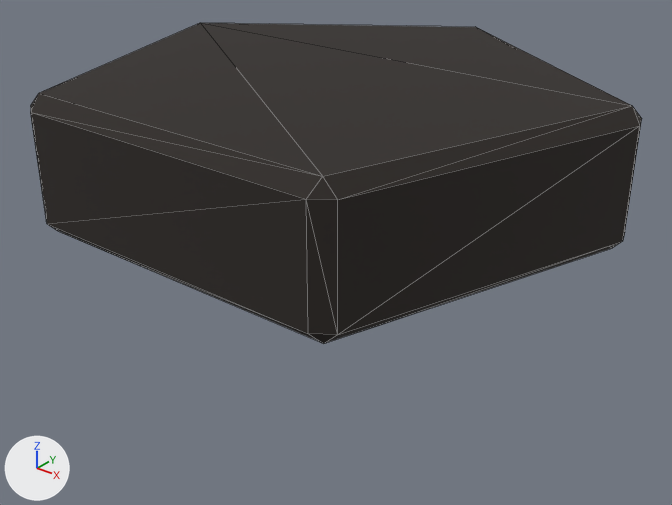
Two versions of the glTF model game/assets/generated/crowd/hair_fringe.glb, one commit apart.
The view is the same before and after, from a 50 mm lens placed at (0.244, -0.302, 1.314), pointed at (0.004, -0.002, 1.128). Arrows for +X, +Y and +Z are at lower left; the lights stay in place. The older version comes first. Mesh edges are drawn as thin lines. Where no turn or scale is listed for an object, it has been applied to the vertices. Vertices at exactly the same position are counted once.

Objects in the first picture: 'hair'.
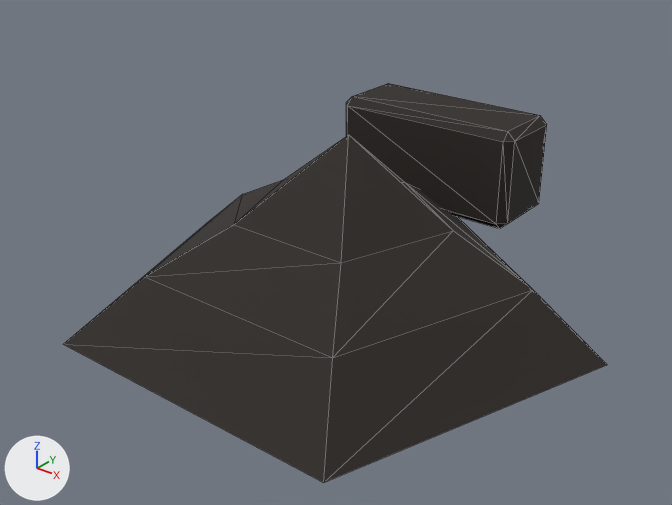
What changed in the scene script:
```text
Change me_haircap:
    used by ob_hair; location = (0.0, 0.0, 0.0)
    remove me_haircap.from_pydata(...)  # 54 vertices, 100 faces; spans x -0.123..0.123, y -0.101..0.121, z 1.125..1.21
    add me_haircap.from_pydata(...)  # 40 vertices, 69 faces; spans x -0.122..0.122, y -0.099..0.122, z 1.095..1.18
    me_haircap part 1: the loose piece of 30 vertices spanning x -0.123..0.123, y -0.101..0.121, z 1.15..1.21 is rebuilt with 16 vertices and now spans x -0.122..0.122, y -0.099..0.122, z 1.095..1.18
```

Where the change shows, as pixel boxes [x1, y1, x2, y2] in the pictures (672 x 505 px):
'hair', reshaped (11% narrower, 25% taller)
    before: [31, 23, 642, 343]
    after: [64, 83, 607, 483]
part 1 of me_haircap, rebuilt (11% narrower, 9% taller)
    before: [31, 23, 642, 343]
    after: [64, 135, 607, 483]
